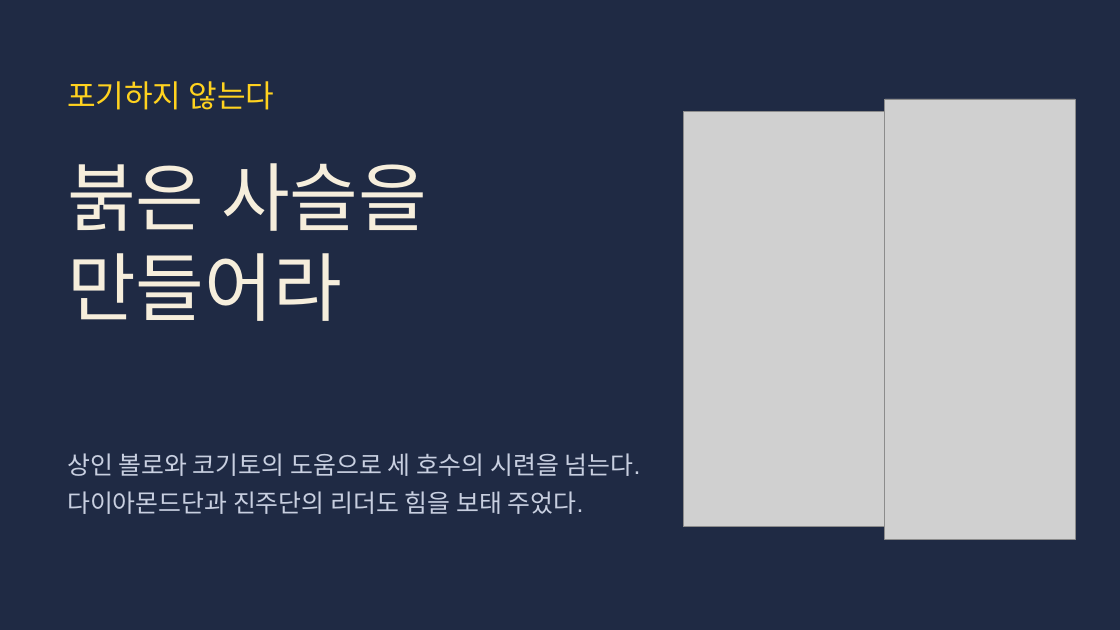
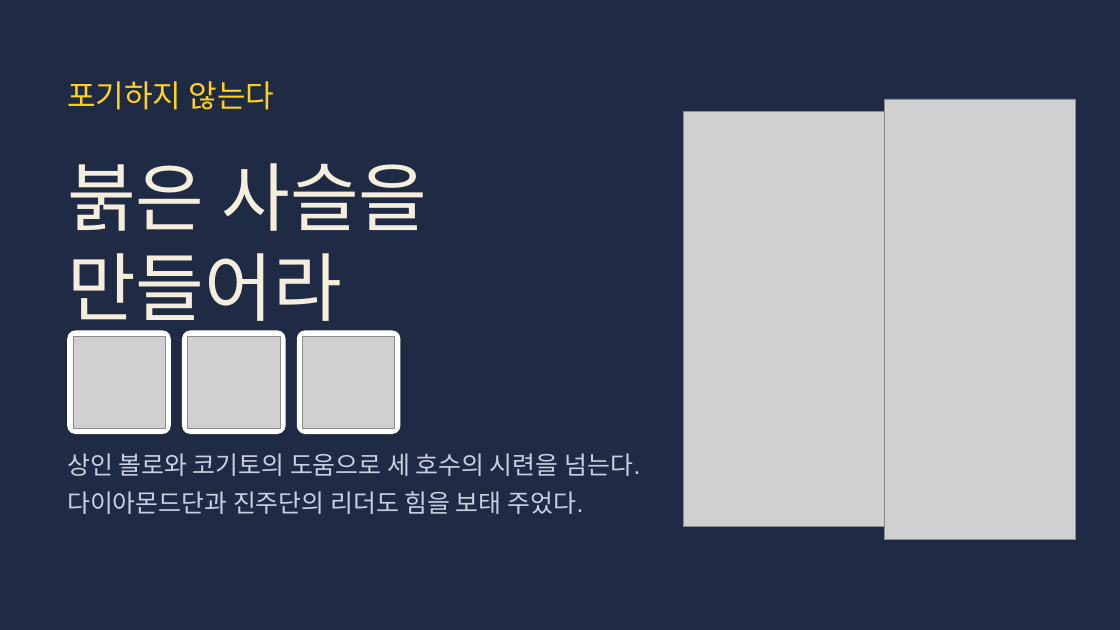
Before and after one commit to choivoo/-, a slide deck: slide 68 of 레전드_히스이_대모험_주거와도시.pptx. Drawn at 1120x630 pixels with LibreOffice and Linux fonts; fonts in the diff are those of the drawing; grey boxes stand for pictures. Boxes give left, top, right and bottom in pixels: in the first picture for what was removed or moved away, otherwise in the second. Text is boxed around its words. In the diff, an @@ line names an element or a change of style, - is before the commit and + after.

```diff
--- a/레전드_히스이_대모험_주거와도시.pptx
+++ b/레전드_히스이_대모험_주거와도시.pptx
@@ rounded rectangle added at box(67, 330, 171, 434), fill #FFFFFF @@
@@ picture added at box(73, 336, 165, 428) @@
@@ rounded rectangle added at box(182, 330, 286, 434), fill #FFFFFF @@
@@ picture added at box(188, 336, 280, 428) @@
@@ rounded rectangle added at box(297, 330, 400, 434), fill #FFFFFF @@
@@ picture added at box(302, 336, 395, 428) @@
```
Also in this commit, not shown: 1 other slide changed.
